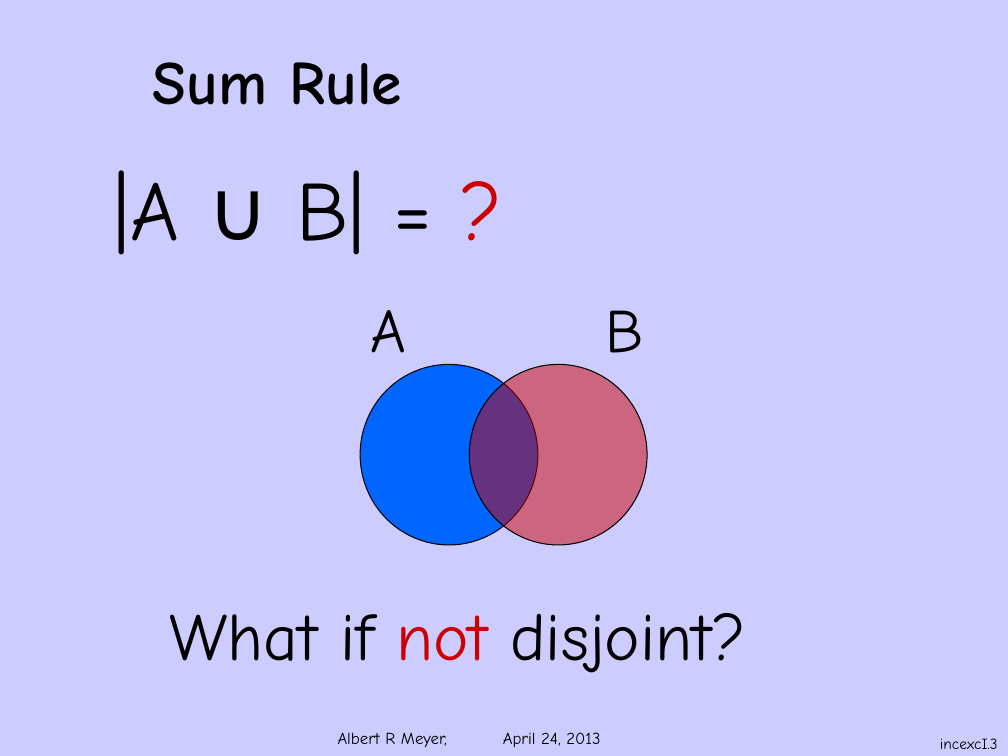
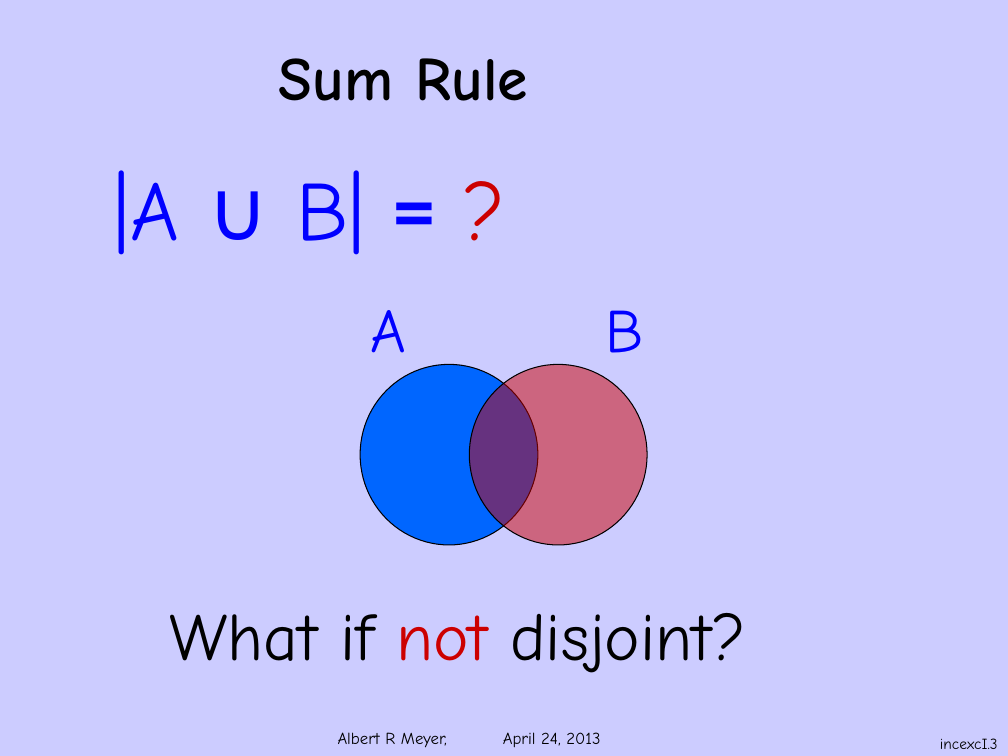
Before and after one commit to armeyer/mcs_web, a slide deck: slide 3 of spring13/slides13/incexcI.pptx. Drawn at 1008x756 pixels with LibreOffice and Linux fonts; fonts in the diff are those of the drawing; background and template pictures are left out. Boxes give left, top, right and bottom in pixels: in the first picture for what was removed or moved away, otherwise in the second. Text is boxed around its words. In the diff, an @@ line names an element or a change of style, - is before the commit and + after.

```diff
--- a/spring13/slides13/incexcI.pptx
+++ b/spring13/slides13/incexcI.pptx
@@ title "Sum Rule": place and size @@
-title "Sum Rule" at [153, 62, 402, 105]
+title "Sum Rule" at [279, 58, 528, 101]
@@ text "|A ∪ B| = ?" at [114, 170, 366, 255]: font Comic Neue to Calibri, bold on in "="; text colour #000000 to #0000FF in "|A ∪ B| =" @@
@@ text "A" at [370, 310, 406, 353]: text colour #000000 to #0000FF @@
@@ text "B" at [606, 310, 644, 353]: text colour #000000 to #0000FF @@
```
Also in this commit, not shown: 5 other slides changed, 5 slides added, 4 other files.
